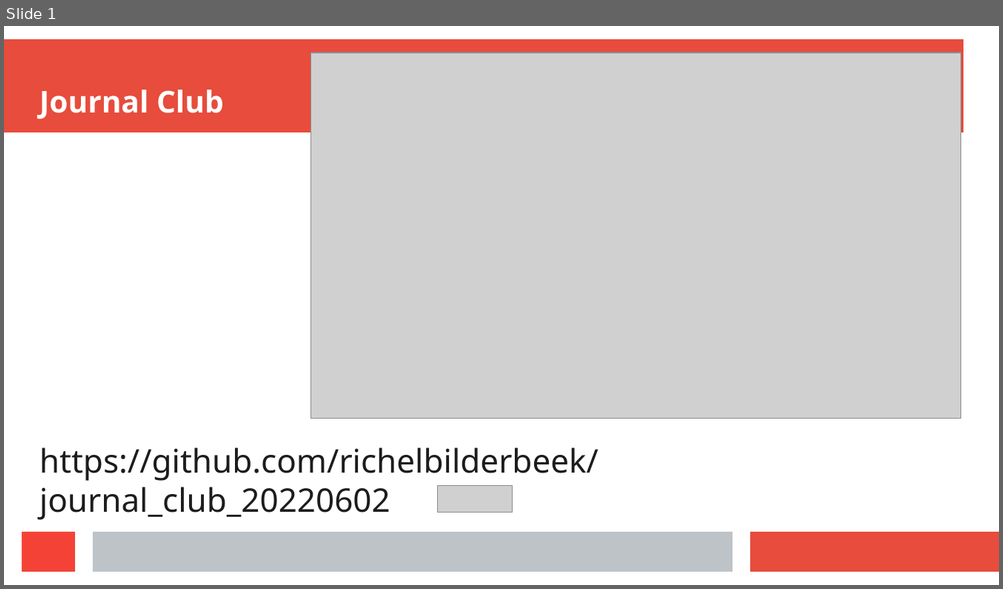
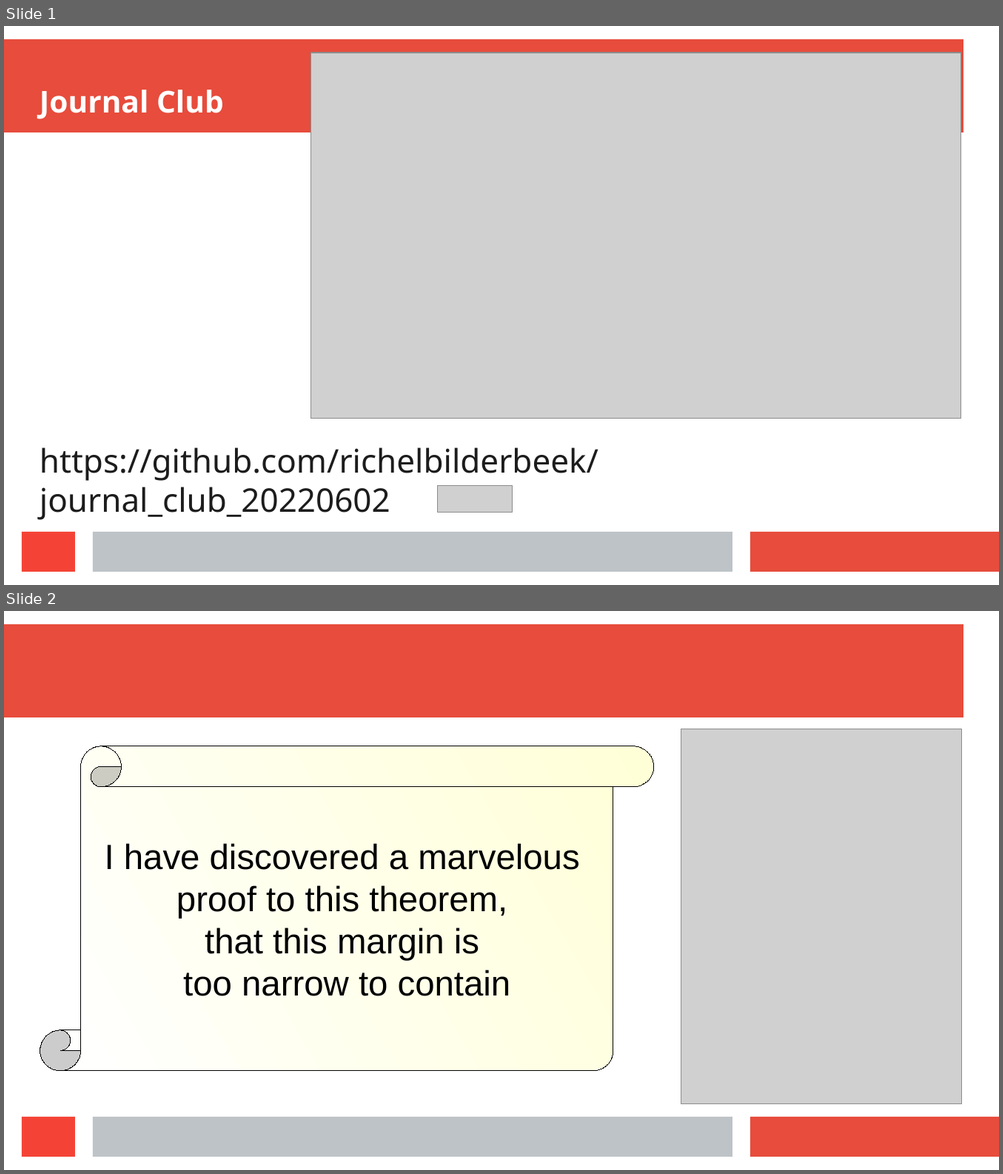
Before and after one commit to richelbilderbeek/journal_club_20220602, a slide deck: journal_club_20220602.odp. Shown one above the other, each under a label of ours: slide 1 before the commit, slides 1 and 2 after it. The pictures are 1003x589 and 1003x1174 pixels, drawn with LibreOffice and Linux fonts; fonts in the diff are those of the drawing; grey boxes stand for pictures. Boxes give left, top, right and bottom in pixels: in the first picture for what was removed or moved away, otherwise in the second. Text is boxed around its words. In the diff, an @@ line names an element or a change of style, - is before the commit and + after.

```diff
--- a/journal_club_20220602.odp
+++ b/journal_club_20220602.odp
@@ slide 2 added at <box>4,611,999,1170</box>, background #FFFFFF; not listed: 4 template elements that a slide beside it also shows @@
@@ picture added at <box>681,729,962,1105</box> @@
@@ vertical scroll added at <box>40,746,654,1071</box>, fill gradient #FFFFD7 to #FFFFFF, outline #000000 0 pt, 28 pt, text #000000 @@
+I have discovered a marvelous
+proof to this theorem,
+that this margin is
+too narrow to contain
```
Also in this commit, not shown: 1 slide changed, 2 other slides added, 1 other file.
